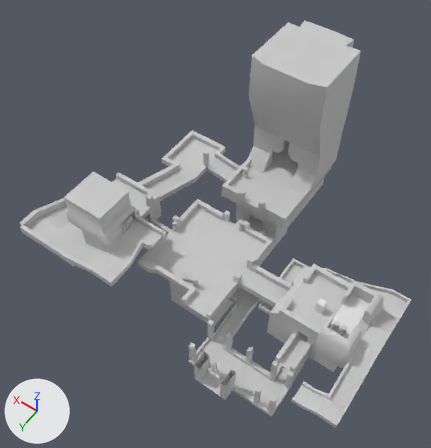
The FBX model Assets/Meshes/Scenery/Lockout.fbx: old version first, new version second.
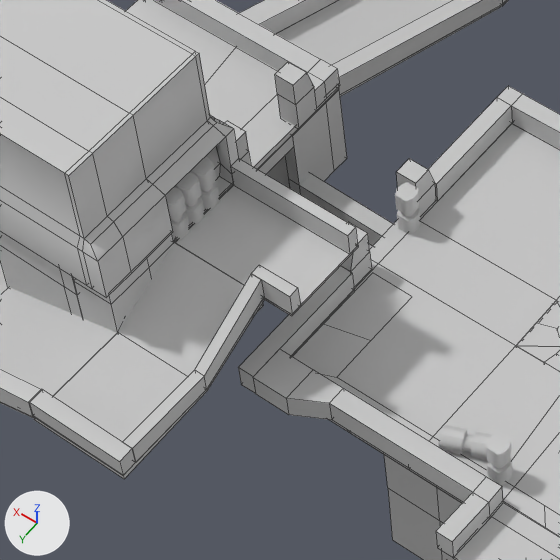
The first picture shows the older version from a camera (50 mm lens) standing at (-9.5, 37.1, 116.1) and looking at (23.1, -8.4, 44.6). The close-ups show both versions on the part from 20% to 49% of the width and 40% to 68% of the height of that picture; other places that the commit changed are outside them. Lighting does not change. The marker at lower left points along +X, +Y and +Z. The close-ups show mesh edges as thin lines. Where no turn or scale is listed for an object, it has been applied to the vertices. Vertices at the same position are counted once.

Names of what the first close-up shows: 'Bridge.043', 'Bridge.044', 'Bridge.045', 'Bridge.051', 'Bridge.054', 'Bridge.066', 'Edge.085', 'Edge.086', 'Edge.089', 'Edge.099', 'Edge.108', 'Edge.112', 'Edge.137', 'Edge.138', 'MiddleGround.002'.
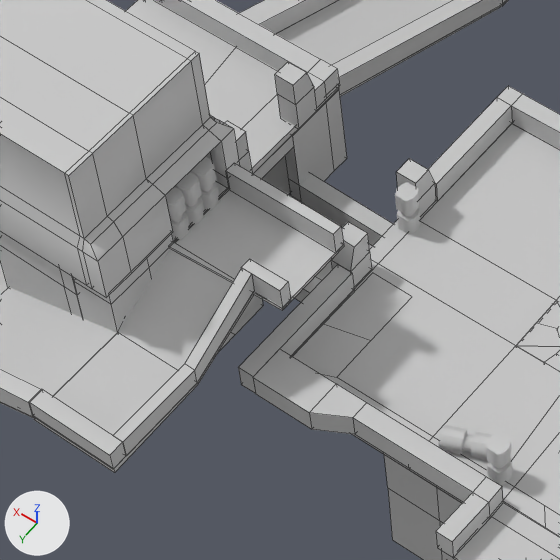
Edits to the bpy script that builds the scene:
```text
Change me_mesh_044:
    where me_mesh_044.from_pydata(...)  # 12 vertices, 10 faces; spans x -2.14..2.14, y -3.61..3.61, z -1.7..0.12
    me_mesh_044 part 3
    add for i in [0, 1, 4, 5, 8, 9]: me_mesh_044.vertices[i].co += Vector((0.41, 0.0, 0.0))
Change me_mesh_071:
    where me_mesh_071.from_pydata(...)  # 12 vertices, 10 faces; spans x -0.31..0.11, y -0.26..6.39, z -2.89..-0.32
    me_mesh_071 part 8: the whole mesh is moved by (0.41, 0.0, 0.0)
Change me_mesh_059:
    where me_mesh_059.from_pydata(...)  # 8 vertices, 6 faces; spans x -2.56..2.56, y -1.74..1.74, z -0.74..-0.61
    me_mesh_059 part 2
    add for i in [2, 3, 6, 7]: me_mesh_059.vertices[i].co += Vector((0.0, 0.24, 0.0))
    me_mesh_059.vertices[0].co: (-2.56, -1.74, -0.61) -> (-2.15, -1.5, -0.61)  # pixel (358, 245) -> pixel (343, 244)
    me_mesh_059.vertices[1].co: (-2.56, -1.74, -0.74) -> (-2.15, -1.5, -0.74)  # pixel (358, 247) -> pixel (344, 246)
    me_mesh_059.vertices[4].co: (-2.56, 1.74, -0.61) -> (-2.15, 1.74, -0.61)  # pixel (291, 314) -> pixel (281, 308)
    me_mesh_059.vertices[5].co: (-2.56, 1.74, -0.74) -> (-2.15, 1.74, -0.74)  # pixel (291, 316) -> pixel (282, 310)
Change me_mesh_058:
    where me_mesh_058.from_pydata(...)  # 8 vertices, 6 faces; spans x -2.52..2.52, y -0.21..0.21, z -1.19..-0.16
    me_mesh_058 part 5: the whole mesh is scaled about its middle by (0.918, 0.993, 1), then moved by (0.21, 0.24, 0.0)
Change me_mesh_055:
    remove me_mesh_055.from_pydata(...)  # 77 vertices, 75 faces; spans x -5.19..2.76, y -3.37..3.37, z -3.28..2.85
    add me_mesh_055.from_pydata(...)  # 82 vertices, 79 faces; spans x -5.19..2.76, y -3.37..3.37, z -3.29..2.85
    me_mesh_055 part 4
    1 vertex is removed from x -5.19, y -2.95, z -3.28
    2 faces are deleted
    12 vertices in x -5.19..2.75, y -3.08..-2.95, z -2.7..2.85 move by (0.0, 0.24, 0.0)
    4 vertices move from x -5.19..-4.32, y -3.08..-2.95, z -3.28..-2.7 to x -5.19..-4.32, y -2.73, z -3.28..-2.7
    6 vertices are added at (-5.19, -3.37, -3.29), (-4.32, -3.37, -3.29), (-4.55, -3.37, -3.29), (-3.49, -3.37, -2.7), (-3.49, -3.37, -3.29), (-5.19, -2.73, -3.28)
    6 new faces join them
Change me_mesh_034:
    where me_mesh_034.from_pydata(...)  # 24 vertices, 22 faces; spans x -4.7..4.7, y -1.34..1.34, z -0.6..0.6
    me_mesh_034 part 7
    add for i in [*range(16, 24)]: me_mesh_034.vertices[i].co += Vector((-0.99, 0.0, 0.0))
Change me_mesh_070:
    where me_mesh_070.from_pydata(...)  # 8 vertices, 6 faces; spans x 1.23..2.85, y -0.21..0.21, z -1.19..-0.16
    me_mesh_070 part 6: the whole mesh is moved by (0.41, 0.0, 0.0)
Change me_mesh_045:
    where me_mesh_045.from_pydata(...)  # 8 vertices, 6 faces; spans x -2.09..1.81, y -0.31..0.31, z -1.32..-0.49
    me_mesh_045 part 1: the whole mesh is scaled about its middle by (0.894, 1, 1), then moved by (0.21, 0.0, 0.0)
```

Location of each change, [x1, y1, x2, y2] in pixels of the close-ups (560 x 560 px; the box of a moved part takes in the faces that stretch with it):
'Bridge.051', reshaped: before [0, 0, 239, 298]; after [0, 0, 240, 298]
'Bridge.044', reshaped: before [34, 243, 264, 479]; after [34, 249, 254, 473]
'Bridge.054', reshaped (8% shorter): before [173, 185, 358, 316]; after [170, 189, 344, 310]
'Edge.138', mesh moved: before [123, 274, 264, 462]; after [113, 268, 254, 456]
'Edge.099', mesh rescaled (8% narrower): before [231, 159, 358, 253]; after [226, 163, 343, 252]
'Edge.089', mesh rescaled (9% narrower, 7% shorter): before [29, 389, 136, 475]; after [29, 389, 126, 469]
'Edge.137', mesh moved: before [251, 265, 301, 315]; after [241, 259, 291, 309]
part 4 of me_mesh_055, built on: before [0, 0, 239, 241]; after [0, 0, 240, 241]
part 7 of me_mesh_034, moved or reshaped: [283, 367, 392, 436] in both
